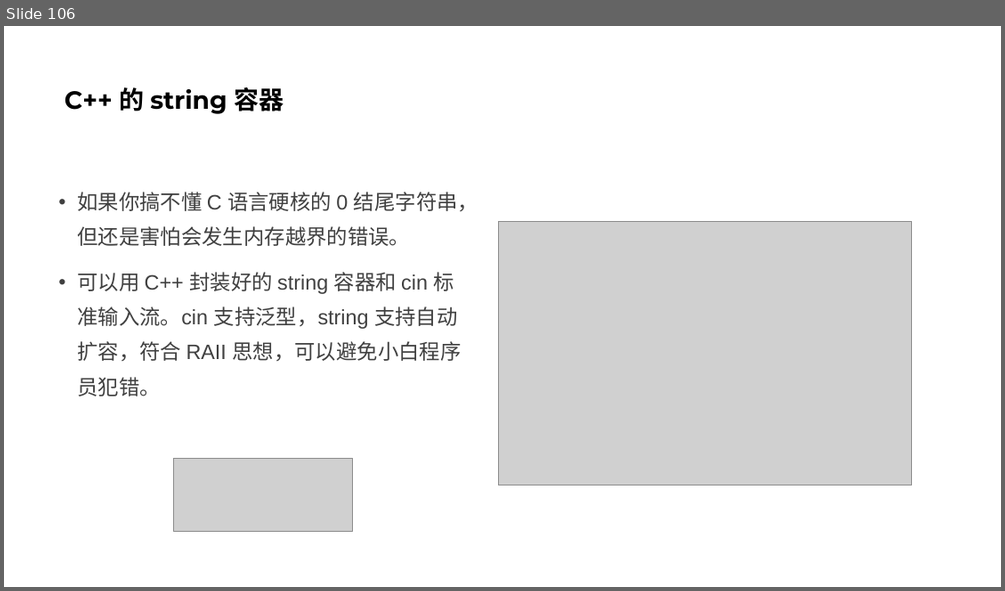
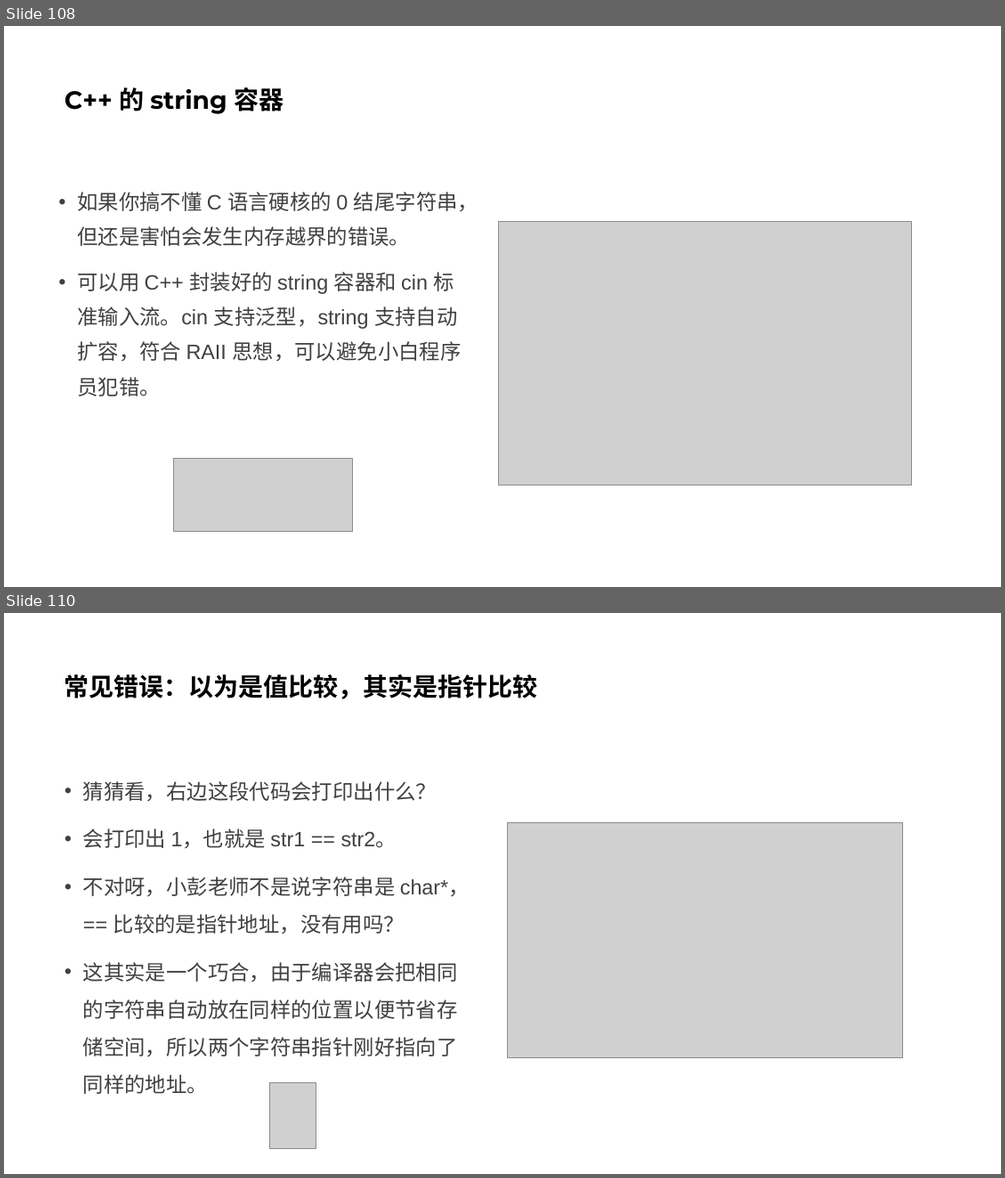
Before and after one commit to parallel101/course, a slide deck: 12/slides.pptx. Shown one above the other, each under a label of ours: slide 106 before the commit, slides 108 and 110 after it; the slides between them are not shown. The pictures are 1005x591 and 1005x1178 pixels, drawn with LibreOffice and Linux fonts; fonts in the diff are those of the drawing; grey boxes stand for pictures. Boxes give left, top, right and bottom in pixels: in the first picture for what was removed or moved away, otherwise in the second. Text is boxed around its words. In the diff, an @@ line names an element or a change of style, - is before the commit and + after.

```diff
--- a/12/slides.pptx
+++ b/12/slides.pptx
@@ slide 110 added at (x1=4, y1=613, x2=1001, y2=1174), background #FFFFFF @@
@@ title added at (x1=65, y1=674, x2=538, y2=699), 24 pt, text #000000, bold @@
+常见错误：以为是值比较，其实是指针比较
@@ text added at (x1=83, y1=781, x2=469, y2=1094), 20 pt, text #404040 @@
+• 猜猜看，右边这段代码会打印出什么？
+• 会打印出 1，也就是 str1 == str2。
+• 不对呀，小彭老师不是说字符串是 char*，== 比较的是指针地址，没有用吗？
+• 这其实是一个巧合，由于编译器会把相同的字符串自动放在同样的位置以便节省存储空间，所以两个字符串指针刚好指向了同样的地址。
@@ picture added at (x1=507, y1=822, x2=903, y2=1058) @@
@@ picture added at (x1=269, y1=1083, x2=316, y2=1149) @@
@@ what was slide 106 is now slide 108 @@
```
Also in this commit, not shown: 2 slides changed, 5 other slides added, 12 other files.
